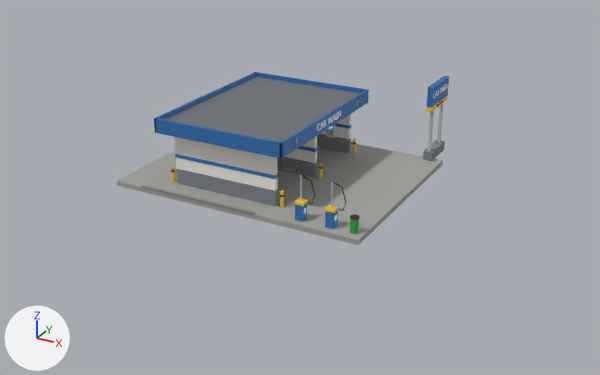
One commit to the FBX model Assets/Models/Car Wash/PublicCarWash.fbx: the scene before it, then after it.
One viewpoint serves both versions: a camera (50 mm lens) standing at (25.8, -42.6, 20.3) and looking at (3.5, -2.0, 0.0). Arrows for +X, +Y and +Z are at lower left; the lights stay in place. The older version comes first. Where no turn or scale is listed for an object, it has been applied to the vertices.

In view in the first picture: 'Exterior', 'Pad', 'Roof', 'Walls' and 2 more.
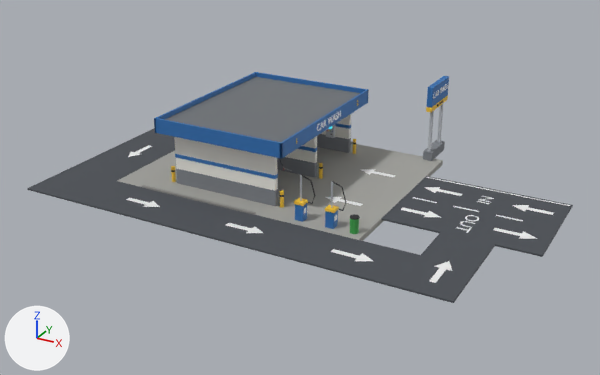
Where the change shows, as pixel boxes [x1, y1, x2, y2] in the pictures (600 x 375 px):
'Road', added: after [27, 128, 573, 303]
    faces in mat_washasphalt (dark grey #4b4f55): [27, 128, 573, 303]
    faces in mat_washpaint (white #f2f2f2): [126, 145, 570, 283]

What changed in the scene script:
```text
Add mat_washpaint:
    mat_washpaint = principled_material('WashPaint')
    mat_washpaint.base_color = (0.888, 0.888, 0.888)  # white #f2f2f2
    mat_washpaint.roughness = 0.6
Add mat_washasphalt:
    mat_washasphalt = principled_material('WashAsphalt')
    mat_washasphalt.base_color = (0.0704, 0.0782, 0.0908)  # dark grey #4b4f55
    mat_washasphalt.roughness = 0.9
Add me_road:
    me_road.from_pydata(...)  # 324 vertices, 228 faces; spans x -11.0..18.5, y -10.0..6.5, z -0.1..0.0
    # faces by material slot: [24, 204]
    me_road.materials.append(mat_washasphalt)  # dark grey #4b4f55
    me_road.materials.append(mat_washpaint)  # white #f2f2f2
Add ob_road:
    ob_road = bpy.data.objects.new('Road', me_road)
    ob_road.location = (0.0, 0.0, 0.0)
```
